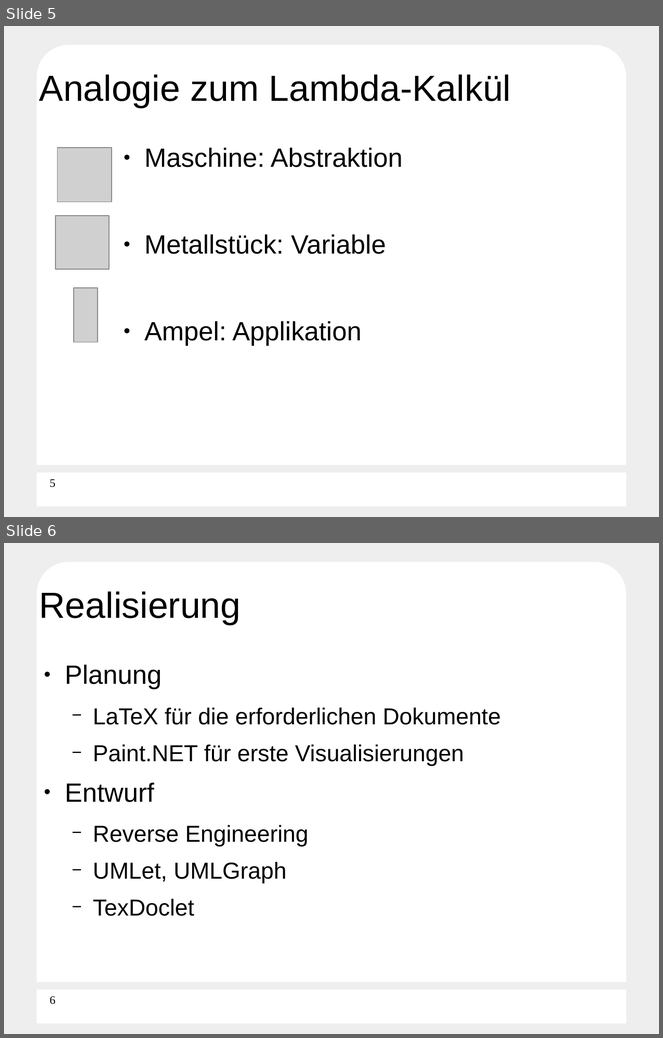
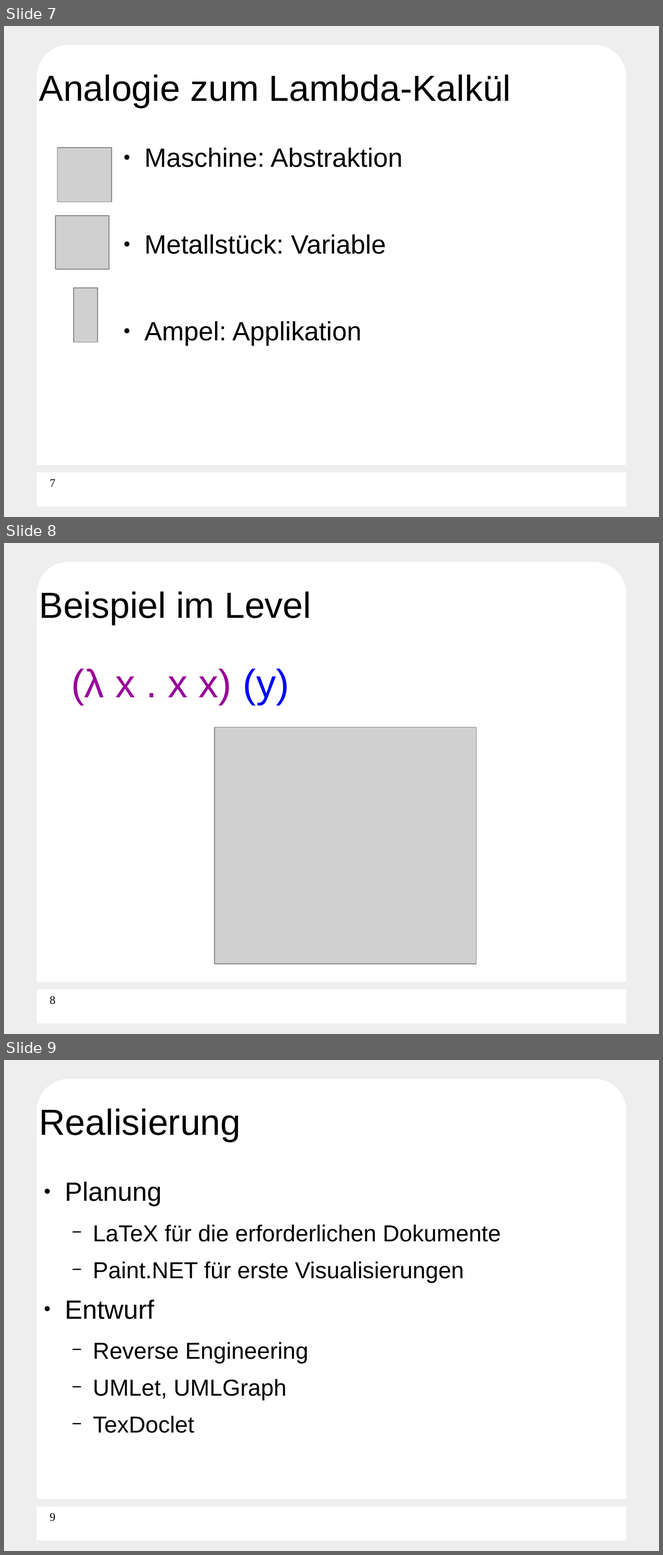
Before and after one commit to Die-anonymen-PSEler/archive, a slide deck: pse-5/final-presentation.odp. Shown one above the other, each under a label of ours: slides 5 and 6 before the commit, slides 7, 8 and 9 after it. The pictures are 663x1038 and 663x1555 pixels, drawn with LibreOffice and Linux fonts; fonts in the diff are those of the drawing; grey boxes stand for pictures; background and template pictures are left out. Boxes give left, top, right and bottom in pixels: in the first picture for what was removed or moved away, otherwise in the second. Text is boxed around its words. In the diff, an @@ line names an element or a change of style, - is before the commit and + after.

```diff
--- a/pse-5/final-presentation.odp
+++ b/pse-5/final-presentation.odp
@@ slide 8 added at (4, 543, 659, 1034), background #EEEEEE; not listed: 3 template elements that a slide beside it also shows @@
@@ title added at (39, 591, 311, 625), 44 pt, text #000000 @@
+Beispiel im Level
@@ text added at (72, 668, 289, 705), 48 pt, text #990099 @@
+(λ x . x x) (y)
@@ picture added at (215, 727, 477, 965) @@
@@ page number added at (50, 996, 55, 1005), 14 pt, text #000000 @@
+8
@@ what was slide 5 is now slide 7 @@
@@ page number at (50, 479, 55, 487): text changed @@
-5
+7
@@ what was slide 6 is now slide 9 @@
@@ page number at (50, 1513, 55, 1522): text changed @@
-6
+9
```
Also in this commit, not shown: 4 slides changed, 3 other slides added, 1 slide removed, 1 other file.
